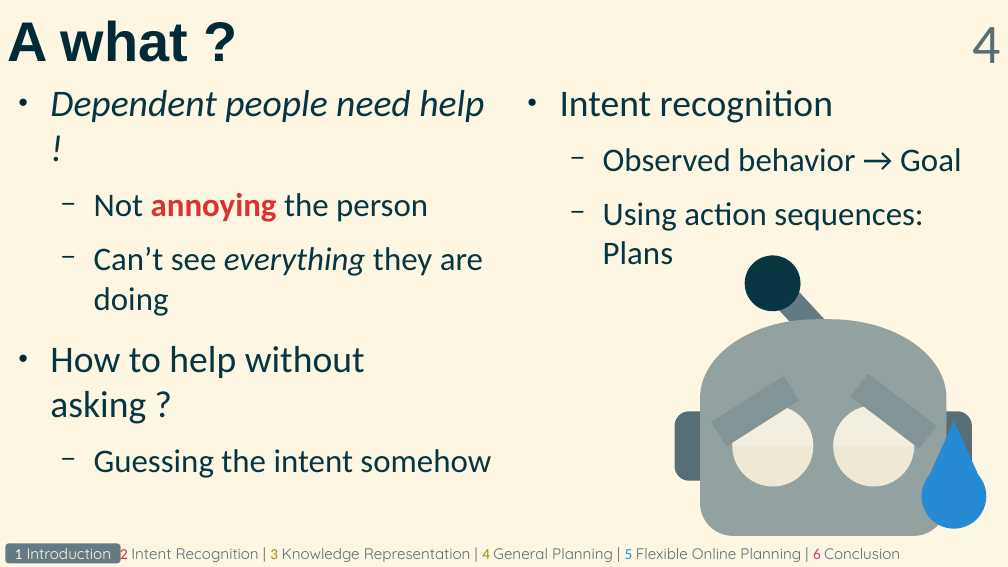
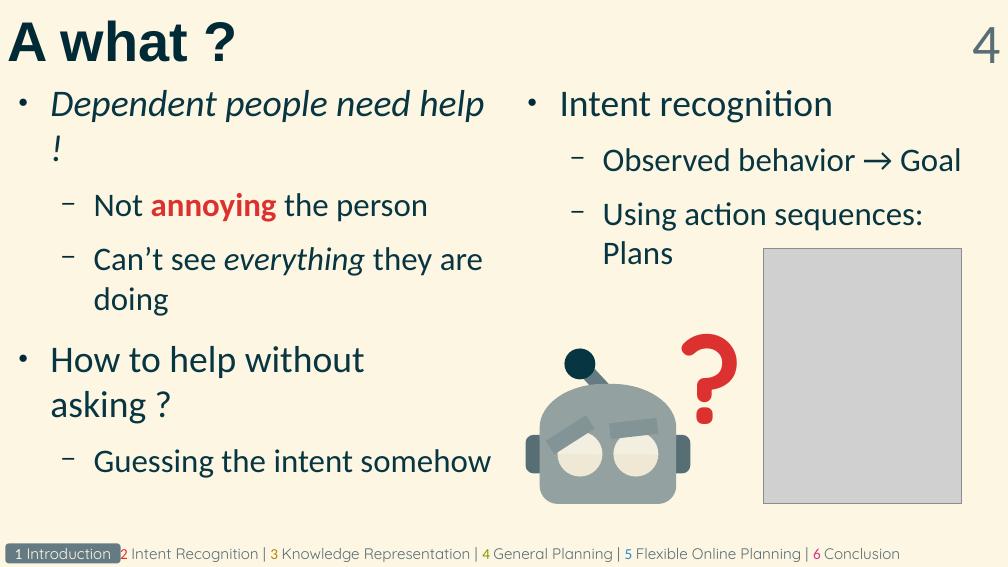
Before and after one commit to grea09/gennio, a slide deck: slide 4 of doc/defense.odp. Drawn at 1008x567 pixels with LibreOffice and Linux fonts; fonts in the diff are those of the drawing; grey boxes stand for pictures. Boxes give left, top, right and bottom in pixels: in the first picture for what was removed or moved away, otherwise in the second. Text is boxed around its words. In the diff, an @@ line names an element or a change of style, - is before the commit and + after.

```diff
--- a/doc/defense.odp
+++ b/doc/defense.odp
@@ freeform shape removed at (745, 255, 800, 311) @@
@@ picture added at (764, 248, 962, 504) @@
@@ text added at (670, 299, 770, 474), 96 pt, text #DC322F, bold @@
+?
@@ freeform shape removed at (777, 289, 827, 341) @@
@@ freeform shape removed at (701, 319, 947, 497) @@
@@ freeform shape removed at (701, 381, 947, 536) @@
@@ rectangle removed at (851, 374, 936, 448) @@
@@ group added at (526, 349, 691, 504): 7 freeform shapes, 1 rectangle @@
@@ rectangle at (609, 418, 658, 439): rotation 327 to 353 degrees @@
@@ freeform shape removed at (675, 412, 972, 481) @@
@@ freeform shape removed at (833, 406, 915, 488) @@
@@ freeform shape removed at (833, 406, 915, 447) @@
@@ freeform shape: place and size @@
-freeform shape at (733, 406, 814, 488)
+freeform shape at (614, 432, 659, 477)
@@ freeform shape: place and size @@
-freeform shape at (733, 406, 814, 447)
+freeform shape at (614, 432, 659, 455)
@@ triangle removed at (922, 421, 987, 493) @@
@@ ellipse removed at (922, 464, 987, 529) @@
```
Also in this commit, not shown: 20 other slides changed, 2 slides added, 2 slides removed, 1 other file.
